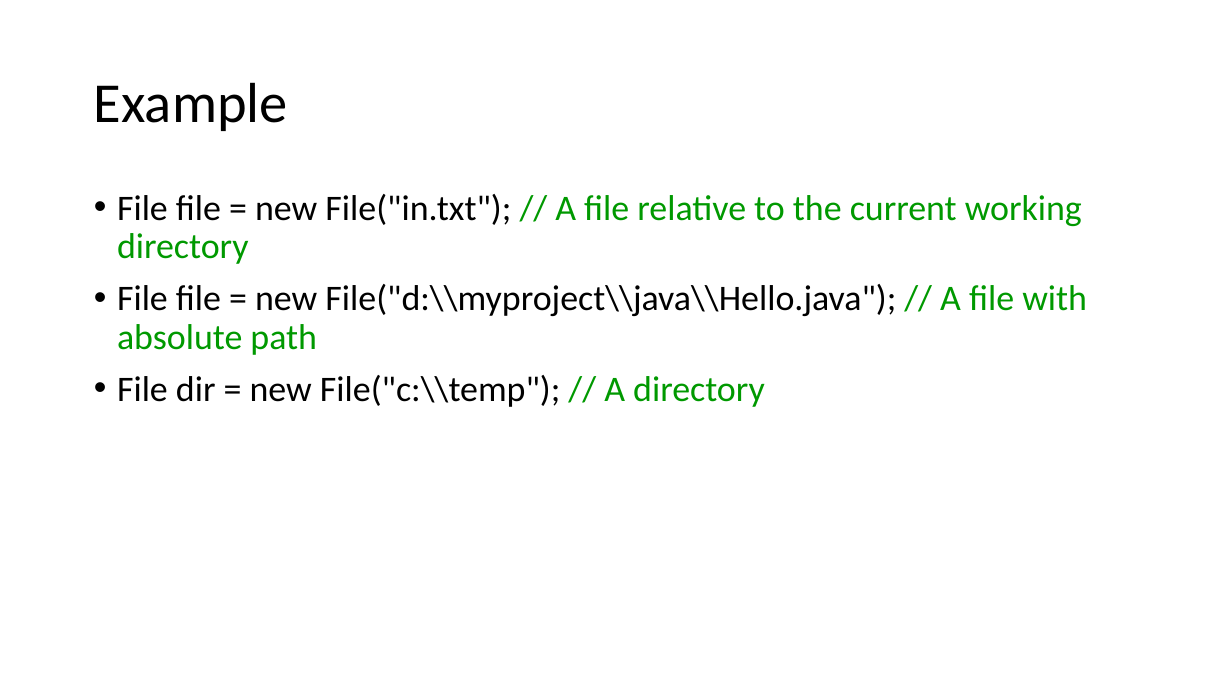
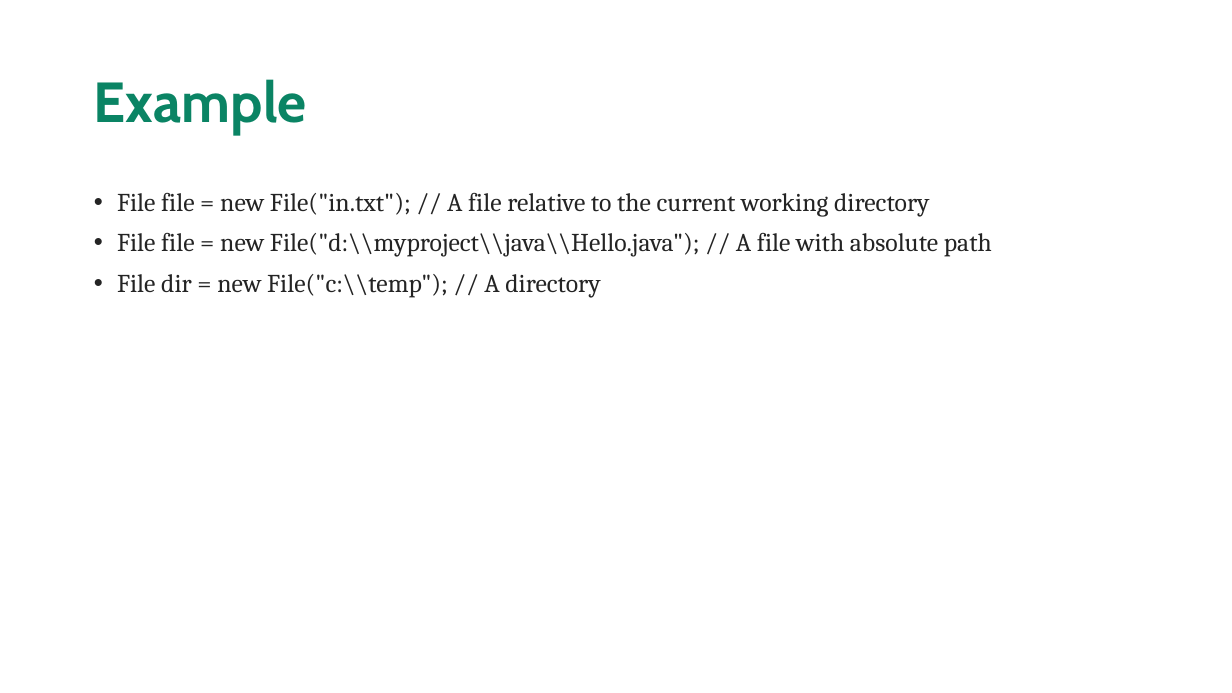
Before and after one commit to maddireddy/Core-Java, a slide deck: slide 164 of Notes/Core_Java.pptx. Drawn at 1232x693 pixels with LibreOffice and Linux fonts; fonts in the diff are those of the drawing. Boxes give left, top, right and bottom in pixels: in the first picture for what was removed or moved away, otherwise in the second. Text is boxed around its words. In the diff, an @@ line names an element or a change of style, - is before the commit and + after.

```diff
--- a/Notes/Core_Java.pptx
+++ b/Notes/Core_Java.pptx
@@ title "Example" at <box>94,79,307,135</box>: font Calibri to Cabin, text colour #000000 to #0A8464, bold on @@
@@ text "File file = new File("in.txt"); ..." at <box>117,193,992,297</box>: size 28 to 20 pt, font Calibri to Cambria; text colour #000000 to #242424 in "File file = new File("in.txt");", "File file = new File("d:\\myproject\\java\\Hello.java");", "File dir = new File("c:\\temp");"; text colour #009900 to #242424 in "// A file relative to the current ...", "// A file with absolute path", "// A directory" @@
```
Also in this commit, not shown: 16 other slides changed, 2 slides added.
